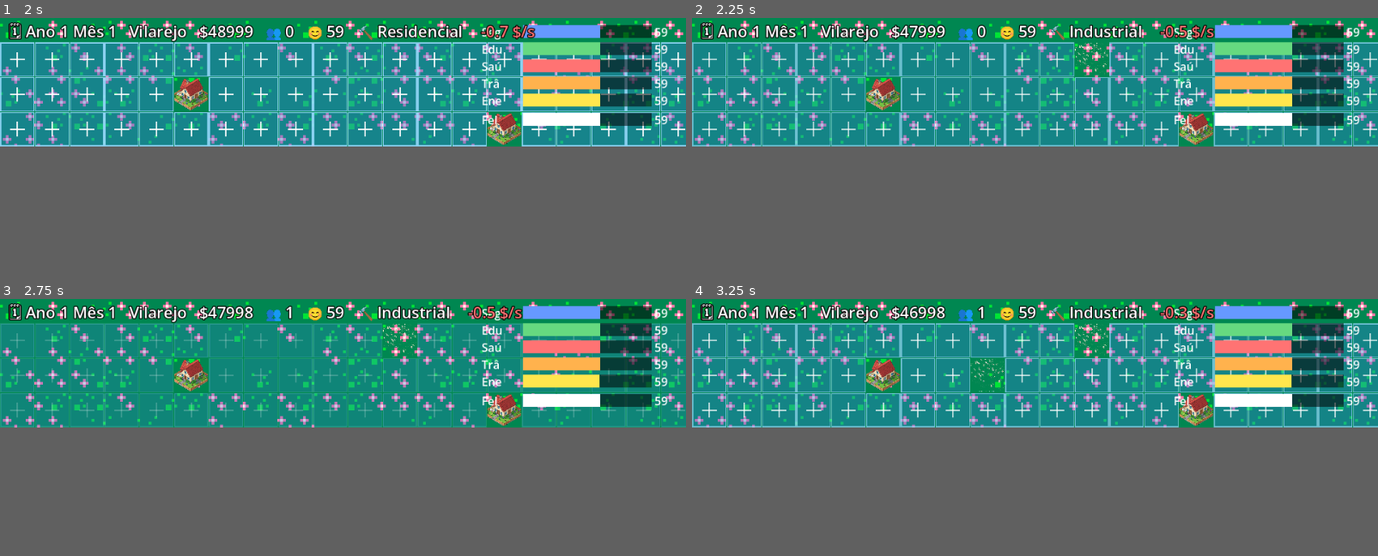
Above: before the commit, frames 1-4 (two rows, left to right).
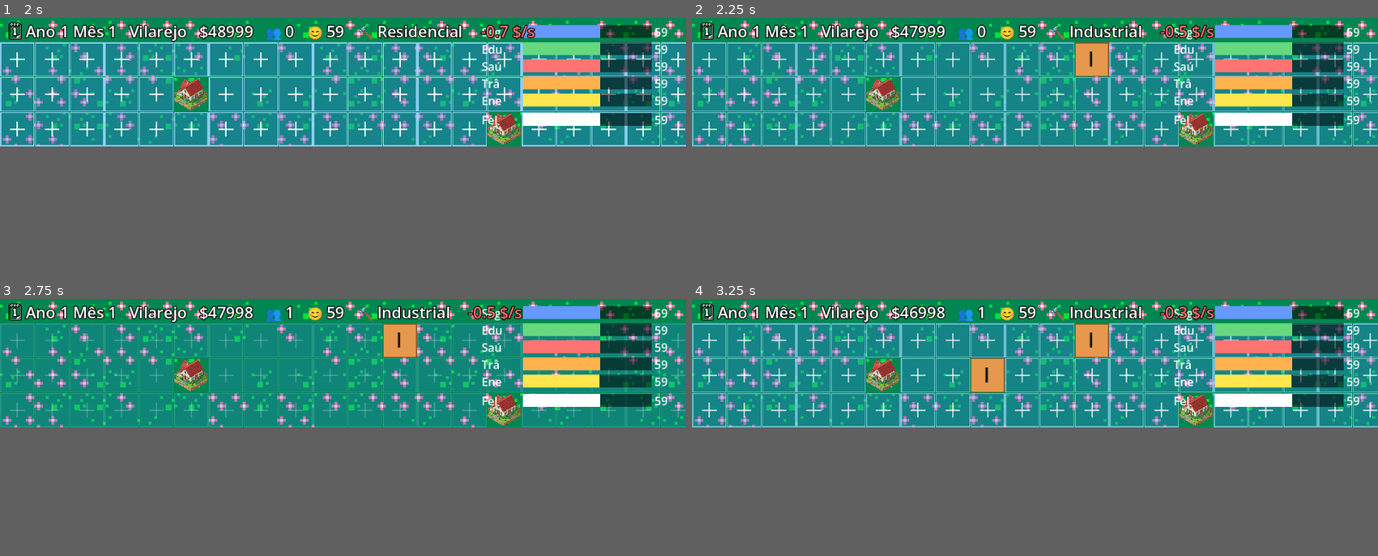
Above: after the commit, the same moments.

Repository: andrewsmedina/yourcity
Game: Godot game, scene res://scenes/main.tscn
Two runs of this game, one before a commit and one after it. Both use one fixed random seed, a clock stepped at 60 frames per second and the inputs below.
Inputs (mouse positions are in pixels of both pictures, inside the frame that each line leads up to):
- Up to frame 1 (2 s): tap Enter at 0.5 s; move the mouse to (493, 74) at 0.52 s; tap 1 at 0.6 s; click (493, 74) at 0.67 s; tap Space at 0.77 s; drag from (205, 89) to (308, 107) at 1.27 s
- Up to frame 2 (2.25 s): move the mouse to (1103, 53) at 2.02 s; tap 3 at 2.1 s; click (1103, 53) at 2.17 s
- Up to frame 3 (2.75 s): no input
- Up to frame 4 (3.25 s): drag from (1000, 388) to (829, 345) at 2.77 s

Frame 1 is identical in both runs. In frame 2, 0.7% of the frame differs, in the area x 55-61%, y 9-23%; in frame 3, 0.7%; in frame 4, 1.4%, in the area x 40-61%, y 9-37%.

Commit message:
Unwire industrial sprite (bad source image)
The industrial art came back as a labeled collage of many small buildings,
not a single tile, so it looked broken. Fall back to the letter square until
a single-building image is generated.

Co-Authored-By: Claude Opus 4.8 (1M context) <noreply@anthropic.com>

Diff:
--- a/scripts/build_overlay.gd
+++ b/scripts/build_overlay.gd
@@ -30,7 +30,6 @@
 	_font = ThemeDB.fallback_font
 	_zone_textures[CitySim.Zone.ROADS] = load("res://assets/tile_street.png")
 	_zone_textures[CitySim.Zone.RESIDENTIAL] = load("res://assets/tile_residential.png")
-	_zone_textures[CitySim.Zone.INDUSTRIAL] = load("res://assets/tile_industrial.png")
 	City.city_changed.connect(queue_redraw)
 
 func _process(delta: float) -> void:
